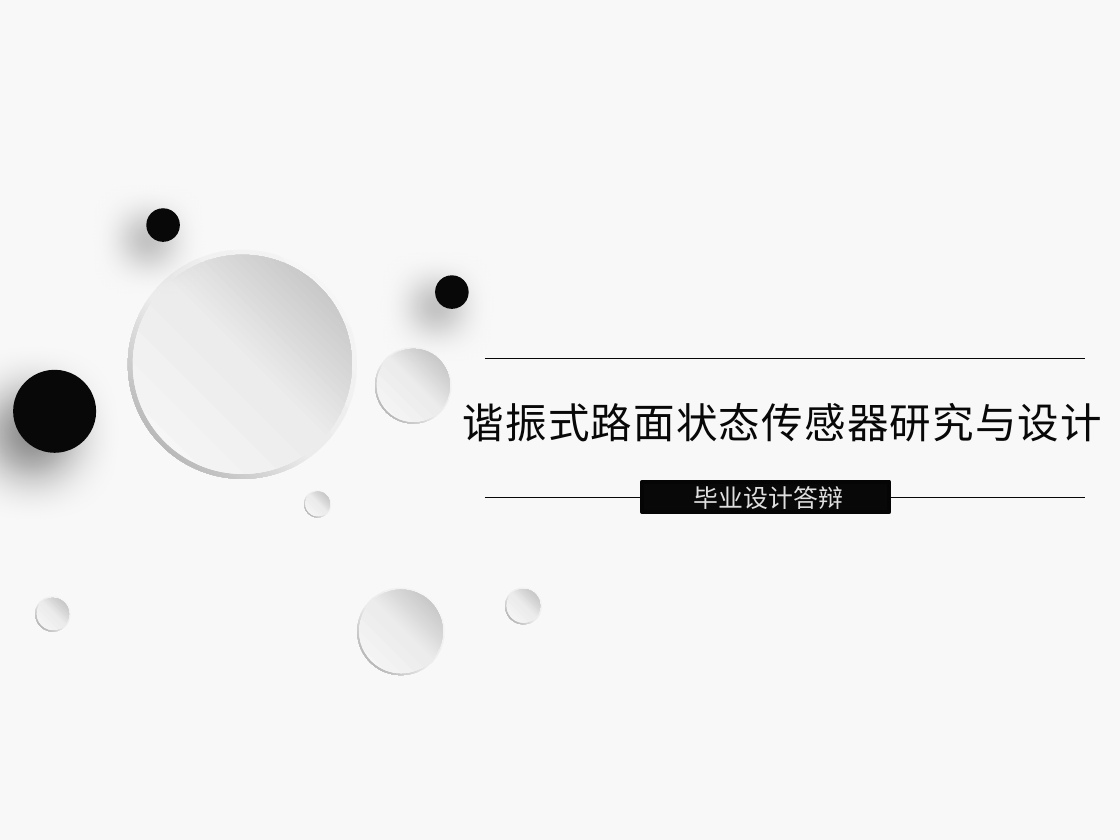
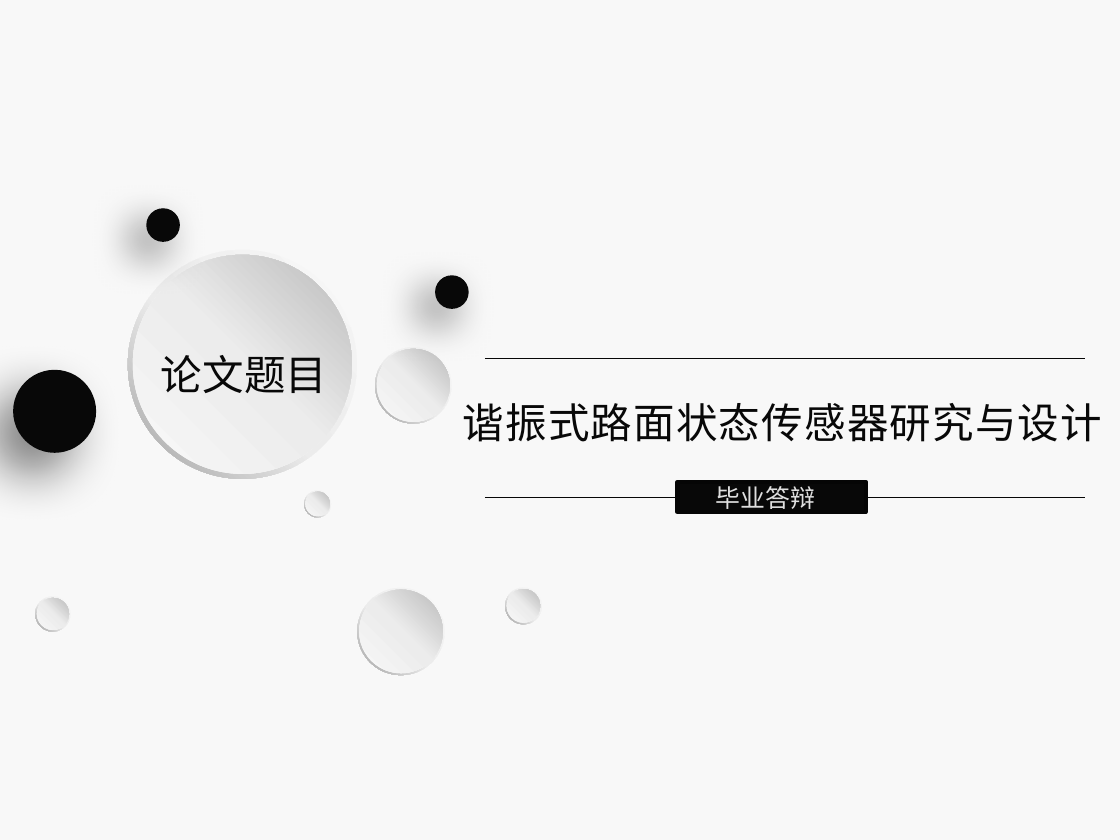
Before and after one commit to Junior888/paper, a slide deck: slide 1 of 论文答辩.pptx. Drawn at 1120x840 pixels with LibreOffice and Linux fonts; fonts in the diff are those of the drawing; background and template pictures are left out. Boxes give left, top, right and bottom in pixels: in the first picture for what was removed or moved away, otherwise in the second. Text is boxed around its words. In the diff, an @@ line names an element or a change of style, - is before the commit and + after.

Commit message:
新增毕业答辩ppt

```diff
--- a/论文答辩.pptx
+++ b/论文答辩.pptx
@@ text added at [161,355,327,393], 20 pt, text #080808 @@
+论文题目
@@ rectangle: place and size @@
-rectangle at [642,482,889,512]
+rectangle at [678,482,866,512]
@@ text at [716,486,815,509]: text changed @@
-毕业设计答辩
+毕业答辩
```
Also in this commit, not shown: 8 other slides changed, 7 slides added, 1 other file.
